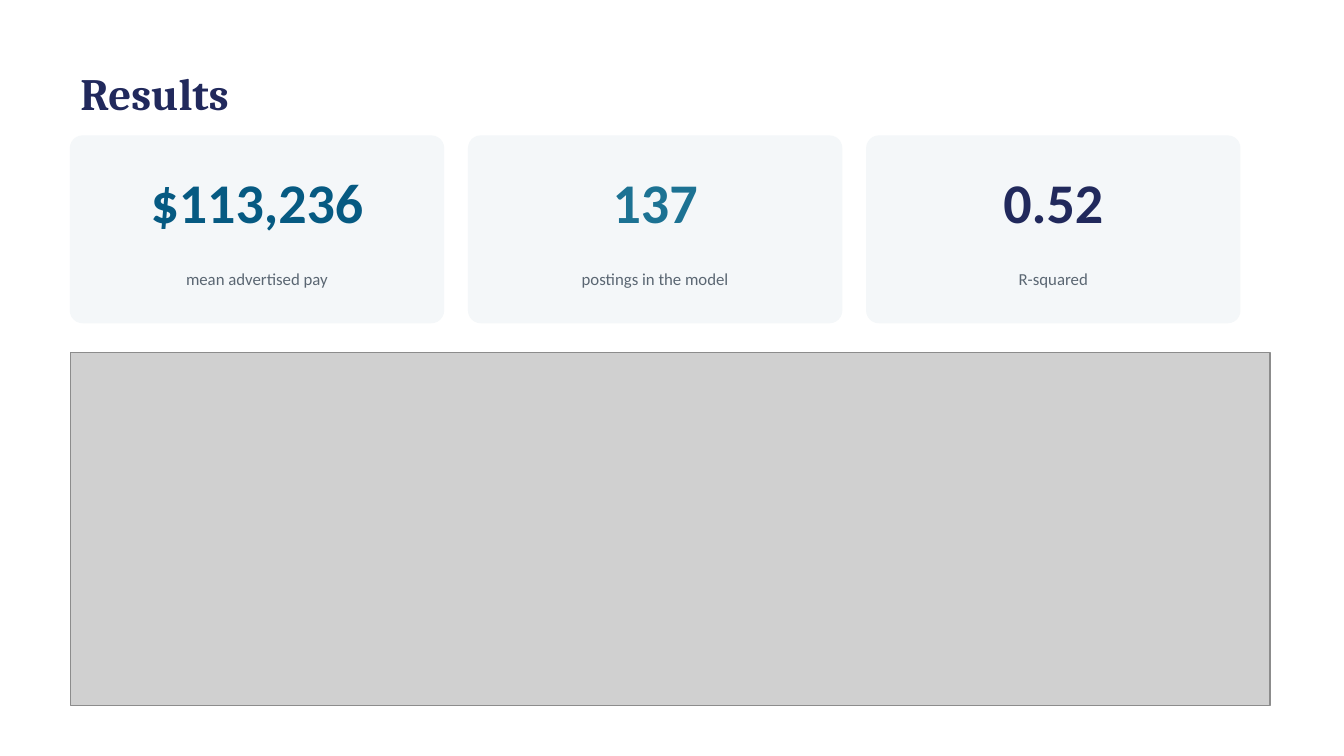
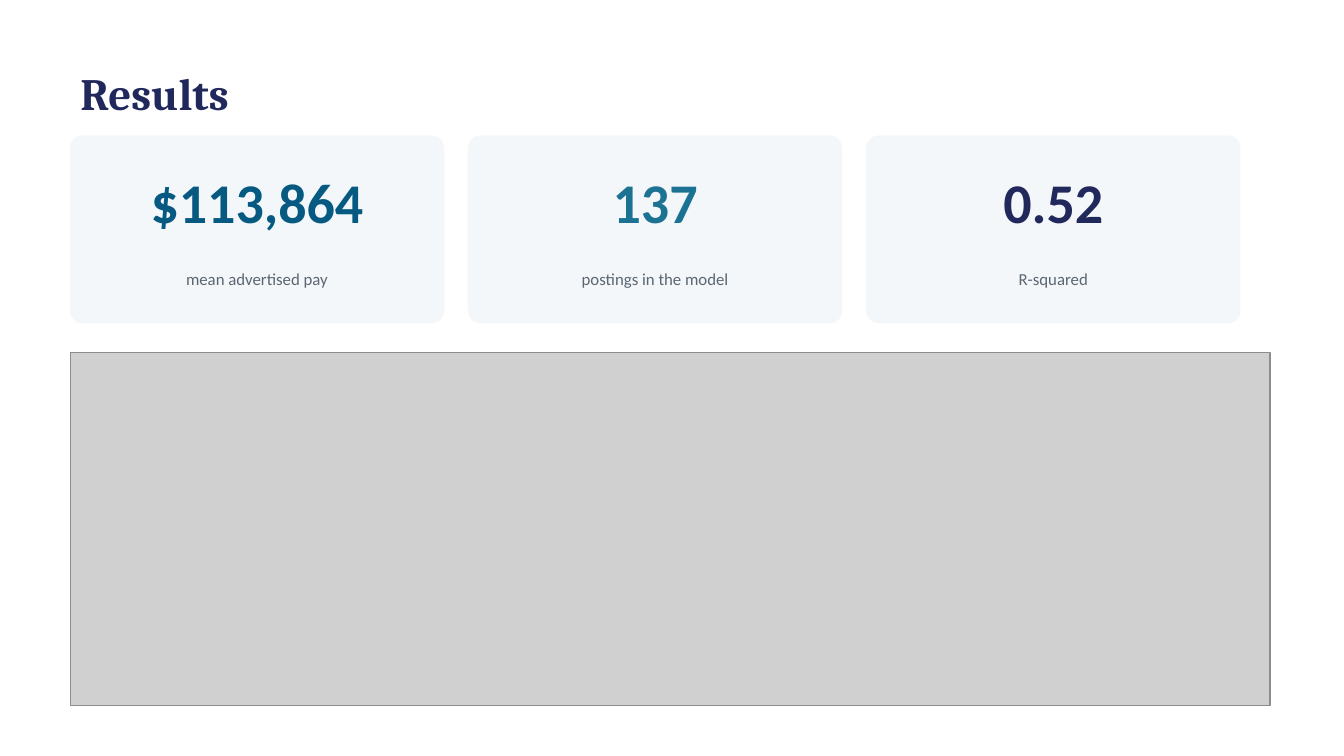
Before and after one commit to hendeal-cyber/Modern-Labor-Market-Data-Submission, a slide deck: slide 6 of paper/presentation.pptx. Drawn at 1344x756 pixels with LibreOffice and Linux fonts; fonts in the diff are those of the drawing; grey boxes stand for pictures. Boxes give left, top, right and bottom in pixels: in the first picture for what was removed or moved away, otherwise in the second. Text is boxed around its words. In the diff, an @@ line names an element or a change of style, - is before the commit and + after.

```diff
--- a/paper/presentation.pptx
+++ b/paper/presentation.pptx
@@ text at bbox=[151, 184, 364, 231]: text changed @@
-$113,236
+$113,864
```
Also in this commit, not shown: 1 other slide changed, 14 other files.
